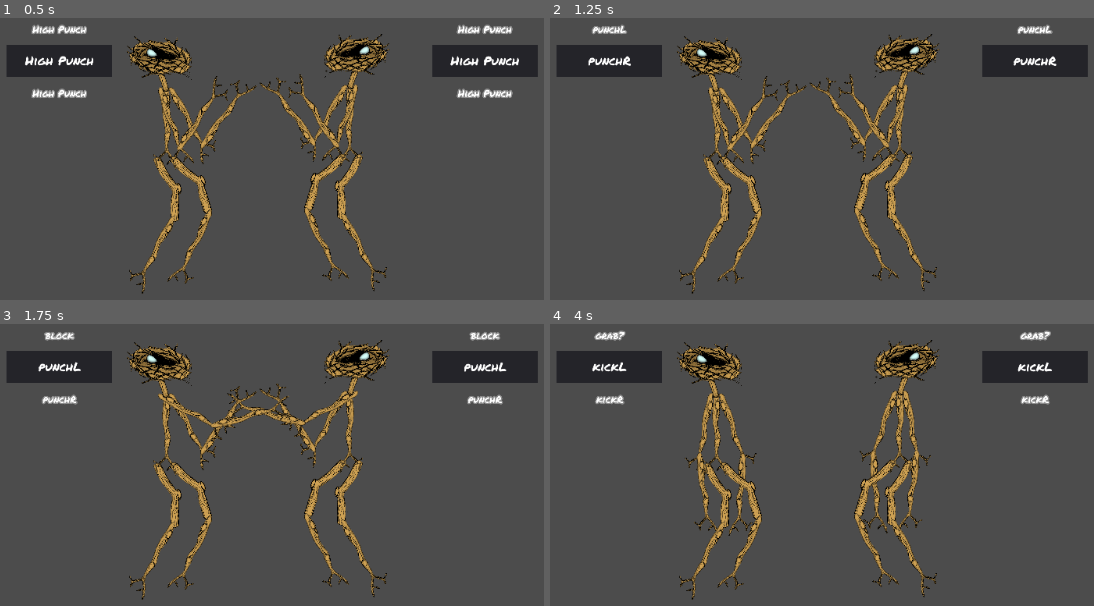
Above: before the commit, frames 1-4 (two rows, left to right).
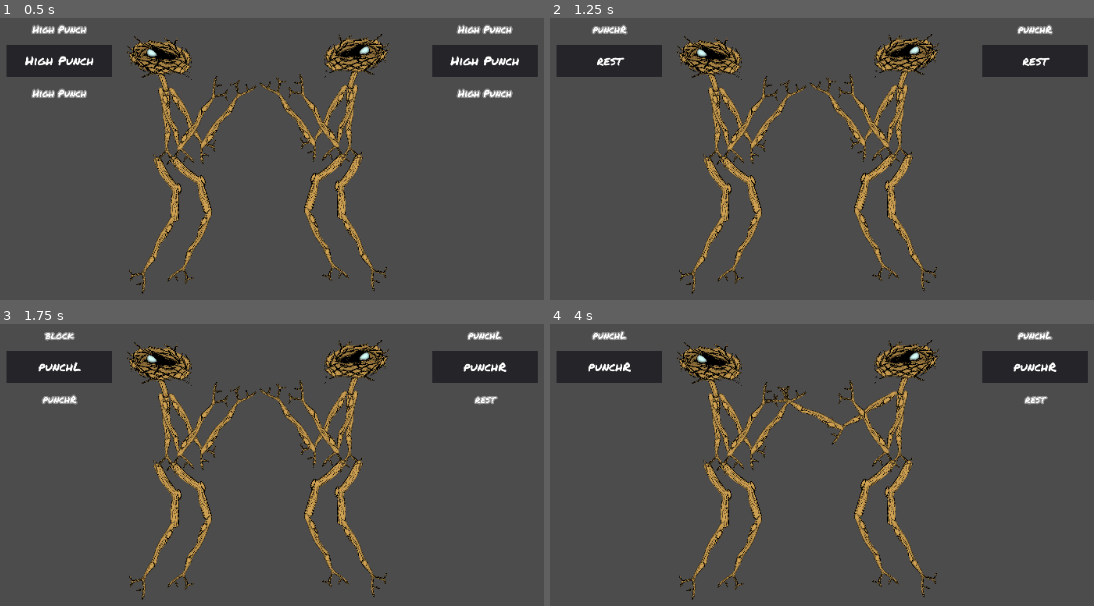
Above: after the commit, the same moments.

Repository: thesage1014/pigsSSJomt
Game: Godot game, scene res://sticky.tscn
Same seed, same stepped clock (60 frames per second), same inputs: the game is played once before the commit and once after it.
Inputs:
- Up to frame 1 (0.5 s): no input
- Up to frame 2 (1.25 s): tap Enter at 0.5 s; hold Up (ui_up) from 0.53 s (still down); tap Left (p1_a, bound only after the commit) at 0.6 s; tap Space (ui_select) at 0.77, 1.07 s; tap Q (p2_a, bound only after the commit) at 0.8 s
- Up to frame 3 (1.75 s): release Up (ui_up) at 1.28 s; hold Down (ui_down) from 1.28 s (still down); tap Q (p2_a, bound only after the commit) at 1.35 s; tap Space (ui_select) at 1.52 s; tap A (p2_b, bound only after the commit) at 1.55 s
- Up to frame 4 (4 s): tap Space (ui_select) at 1.82, 2.75, 3.02, 3.05, 3.32 s; release Down (ui_down) at 2.03 s; hold Up (ui_up) 2.03-3.53 s; tap A (p2_b, bound only after the commit) at 2.1 s; tap S (p2_c, bound only after the commit) at 2.3, 2.85 s; hold Down (ui_down) from 3.53 s (still down); hold Space (ui_select) from 3.53 s (still down); tap Left (p1_a, bound only after the commit) at 3.8 s

Frame 1 is identical in both runs. In frame 2, 0.4% of the frame differs, in the area x 6-94%, y 2-18%; in frame 3, 2.4%; in frame 4, 4.9%, in the area x 6-94%, y 2-76%.

Commit message:
Controls
players now have separate controls

Diff:
--- a/project.godot
+++ b/project.godot
@@ -24,6 +24,39 @@
 run/main_scene="res://sticky.tscn"
 config/icon="res://icon.png"
 
+[input]
+
+p1_a={
+"deadzone": 0.5,
+"events": [ Object(InputEventKey,"resource_local_to_scene":false,"resource_name":"","device":0,"alt":false,"shift":false,"control":false,"meta":false,"command":false,"pressed":false,"scancode":16777231,"unicode":0,"echo":false,"script":null)
+ ]
+}
+p1_b={
+"deadzone": 0.5,
+"events": [ Object(InputEventKey,"resource_local_to_scene":false,"resource_name":"","device":0,"alt":false,"shift":false,"control":false,"meta":false,"command":false,"pressed":false,"scancode":16777232,"unicode":0,"echo":false,"script":null)
+ ]
+}
+p1_c={
+"deadzone": 0.5,
+"events": [ Object(InputEventKey,"resource_local_to_scene":false,"resource_name":"","device":0,"alt":false,"shift":false,"control":false,"meta":false,"command":false,"pressed":false,"scancode":16777234,"unicode":0,"echo":false,"script":null)
+ ]
+}
+p2_a={
+"deadzone": 0.5,
+"events": [ Object(InputEventKey,"resource_local_to_scene":false,"resource_name":"","device":0,"alt":false,"shift":false,"control":false,"meta":false,"command":false,"pressed":false,"scancode":81,"unicode":0,"echo":false,"script":null)
+ ]
+}
+p2_b={
+"deadzone": 0.5,
+"events": [ Object(InputEventKey,"resource_local_to_scene":false,"resource_name":"","device":0,"alt":false,"shift":false,"control":false,"meta":false,"command":false,"pressed":false,"scancode":65,"unicode":0,"echo":false,"script":null)
+ ]
+}
+p2_c={
+"deadzone": 0.5,
+"events": [ Object(InputEventKey,"resource_local_to_scene":false,"resource_name":"","device":0,"alt":false,"shift":false,"control":false,"meta":false,"command":false,"pressed":false,"scancode":83,"unicode":0,"echo":false,"script":null)
+ ]
+}
+
 [rendering]
 
 environment/default_environment="res://default_env.tres"
--- a/scripts/Fighter1.gd
+++ b/scripts/Fighter1.gd
@@ -16,6 +16,7 @@
 				]
 var usedOnce = []
 export var playerNumber = 1
+var btn = []
 signal on_update_roller
 
 # Called when the node enters the scene tree for the first time.
@@ -24,13 +25,17 @@
 
 	#print("move count: ", moveCount)
 
+	if playerNumber == 1 :
+		btn = ['p1_a','p1_b','p1_c']
+	elif playerNumber == 2:
+		btn = ['p2_a','p2_b','p2_c']
 	pass
 
 func _input(event):
 
 
 
-	if event.is_action_pressed("ui_select"):
+	if event.is_action_pressed(btn[0]):
 		if usedOnce.has(MoveList[nextMove]):
 			usedOnce.remove(nextMove)
 			MoveList.remove(nextMove)
@@ -42,11 +47,11 @@
 			#should probably call a function on the game control node and pass the selected move so it can trigger the timer and then play the animation?
 			get_node("Skeleton/AnimationPlayer").current_animation = MoveList[nextMove]
 
-	elif event.is_action_released("ui_up"):
+	elif event.is_action_released(btn[1]):
 		nextMove += 1
 		CheckLength()
 		print(MoveList[nextMove])
-	elif event.is_action_released("ui_down"):
+	elif event.is_action_released(btn[2]):
 		nextMove -= 1
 		CheckLength()
 		print(MoveList[nextMove])
